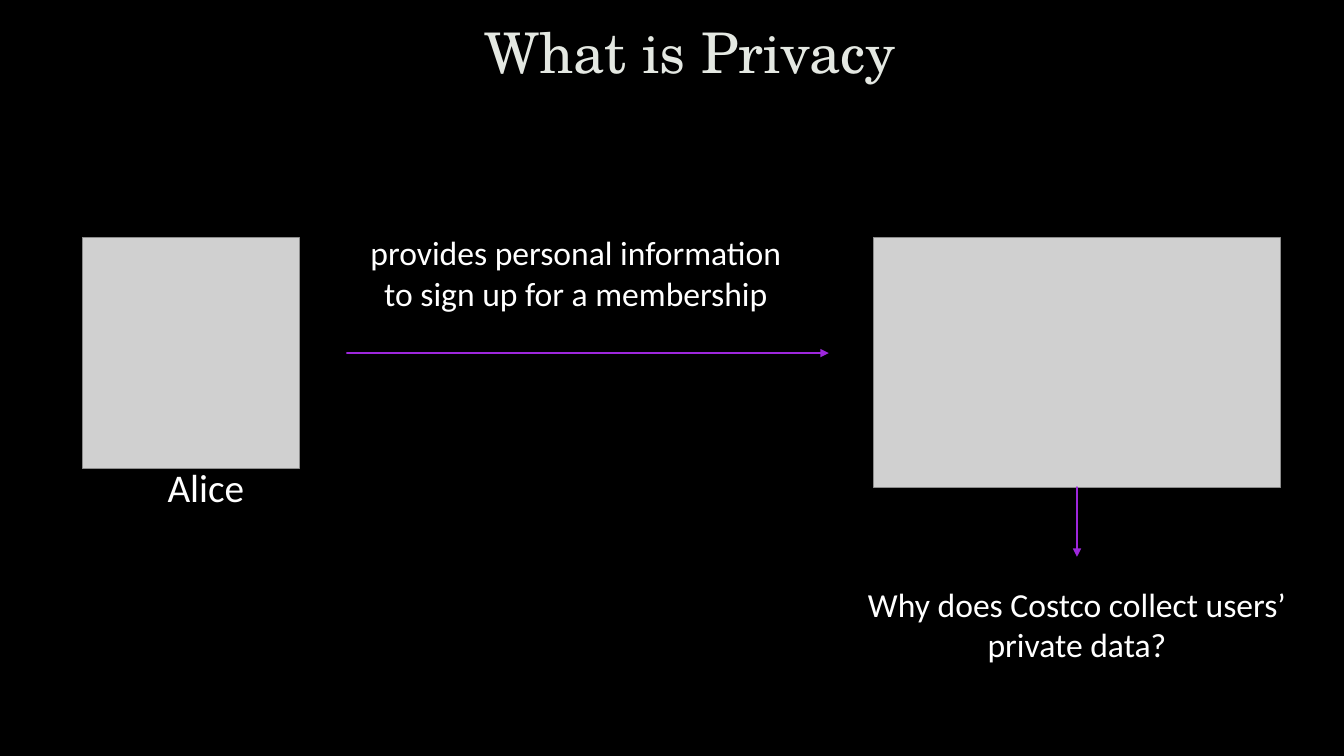
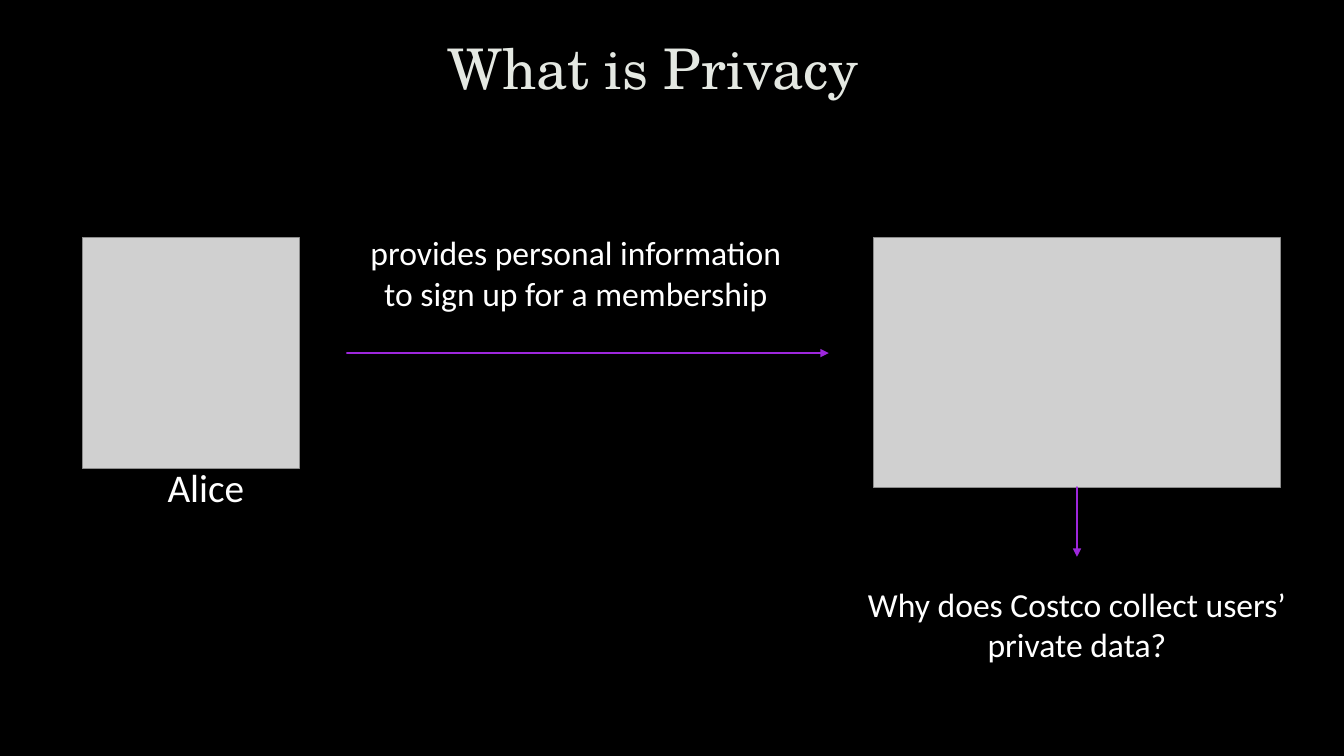
Before and after one commit to uwacyber/cits1003, a slide deck: slide 4 of cits1003-lecture_slides/CITS1003-A Cyber Law and CI_CPS-exercises.pptx. Drawn at 1344x756 pixels with LibreOffice and Linux fonts; fonts in the diff are those of the drawing; grey boxes stand for pictures; background and template pictures are left out. Boxes give left, top, right and bottom in pixels: in the first picture for what was removed or moved away, otherwise in the second. Text is boxed around its words. In the diff, an @@ line names an element or a change of style, - is before the commit and + after.

```diff
--- a/cits1003-lecture_slides/CITS1003-A Cyber Law and CI_CPS-exercises.pptx
+++ b/cits1003-lecture_slides/CITS1003-A Cyber Law and CI_CPS-exercises.pptx
@@ title "What is Privacy": place and size @@
-title "What is Privacy" at <box>485,31,896,85</box>
+title "What is Privacy" at <box>447,47,859,101</box>
```
Also in this commit, not shown: 33 other slides changed, 13 slides added, 19 slides removed.
